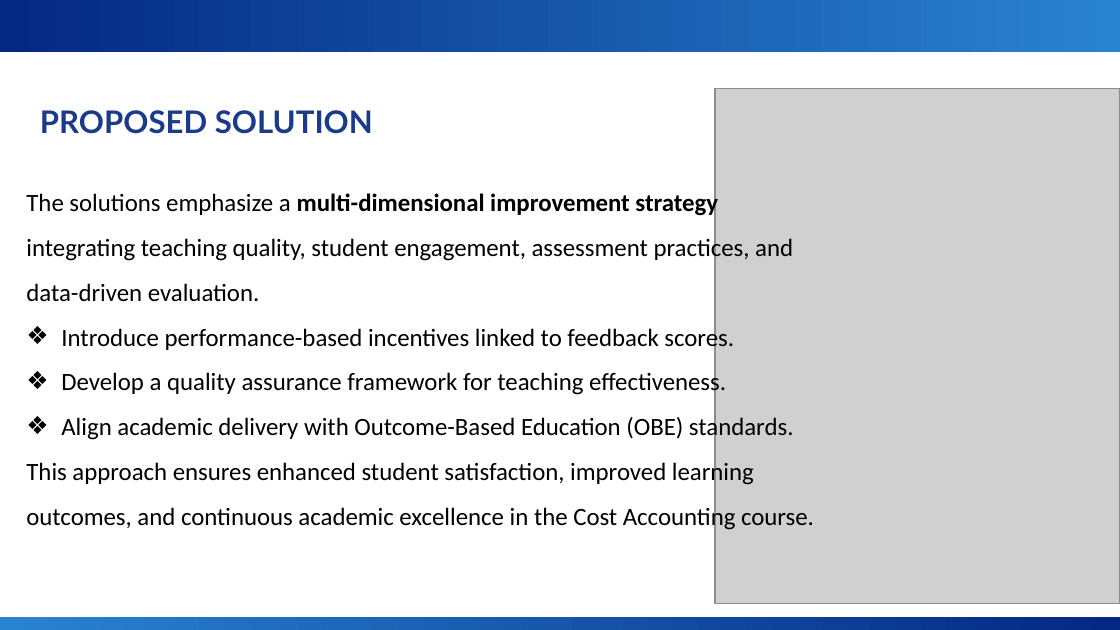
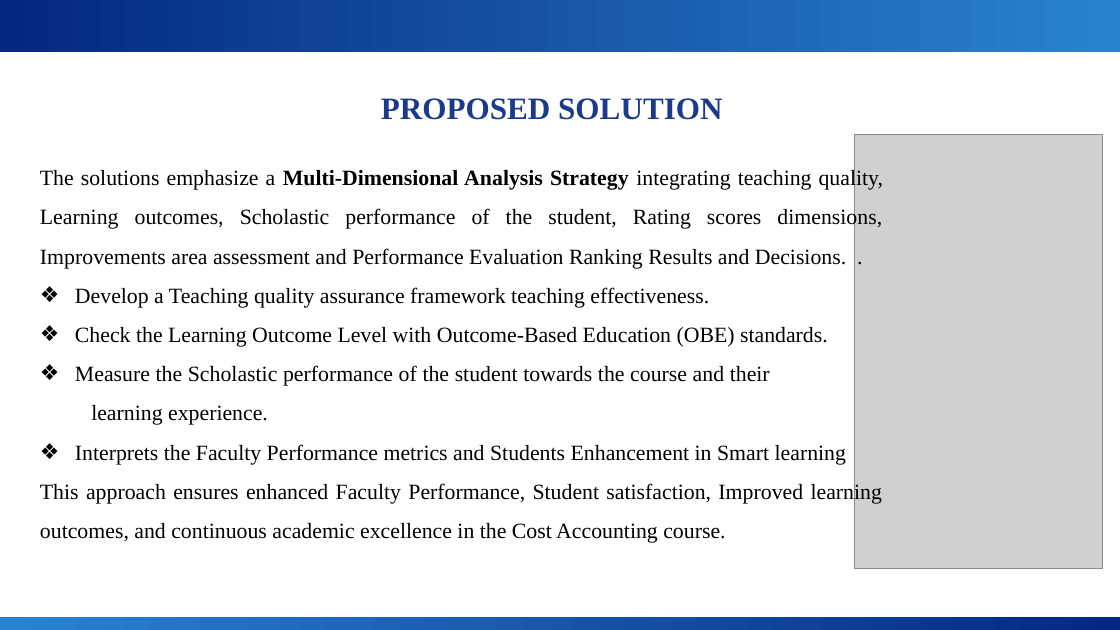
Before and after one commit to drkarpagambigaik-coder/AICW-Karpagambigai, a slide deck: slide 6 of Project -PPT.pptx (slide 5 before the commit). Drawn at 1120x630 pixels with LibreOffice and Linux fonts; fonts in the diff are those of the drawing; grey boxes stand for pictures; background and template pictures are left out. Boxes give left, top, right and bottom in pixels: in the first picture for what was removed or moved away, otherwise in the second. Text is boxed around its words. In the diff, an @@ line names an element or a change of style, - is before the commit and + after.

```diff
--- a/Project -PPT.pptx
+++ b/Project -PPT.pptx
@@ text "PROPOSED SOLUTION" at (x1=381, y1=98, x2=722, y2=120): font Lato to Times New Roman @@
@@ picture resized from (x1=715, y1=88, x2=1120, y2=604) to (x1=855, y1=134, x2=1102, y2=569) @@
@@ text at (x1=40, y1=168, x2=884, y2=543): text changed; size 16 to 14 pt; font Calibri to Times New Roman @@
-The solutions emphasize a multi-dimensional improvement strategy integrating teaching quality, student engagement, assessment practices, and data-driven evaluation.
-❖ Introduce performance-based incentives linked to feedback scores.
-❖ Develop a quality assurance framework for teaching effectiveness.
-❖ Align academic delivery with Outcome-Based Education (OBE) standards.
-This approach ensures enhanced student satisfaction, improved learning outcomes, and continuous academic excellence in the Cost Accounting course.
+The solutions emphasize a Multi-Dimensional Analysis Strategy integrating teaching quality, Learning outcomes, Scholastic performance of the student, Rating scores dimensions, Improvements area assessment and Performance Evaluation Ranking Results and Decisions. .
+❖ Develop a Teaching quality assurance framework teaching effectiveness.
+❖ Check the Learning Outcome Level with Outcome-Based Education (OBE) standards.
+❖ Measure the Scholastic performance of the student towards the course and their learning experience.
+❖ Interprets the Faculty Performance metrics and Students Enhancement in Smart learning
+This approach ensures enhanced Faculty Performance, Student satisfaction, Improved learning outcomes, and continuous academic excellence in the Cost Accounting course.
```
Also in this commit, not shown: 14 other slides changed, 22 slides added, 2 slides removed.
